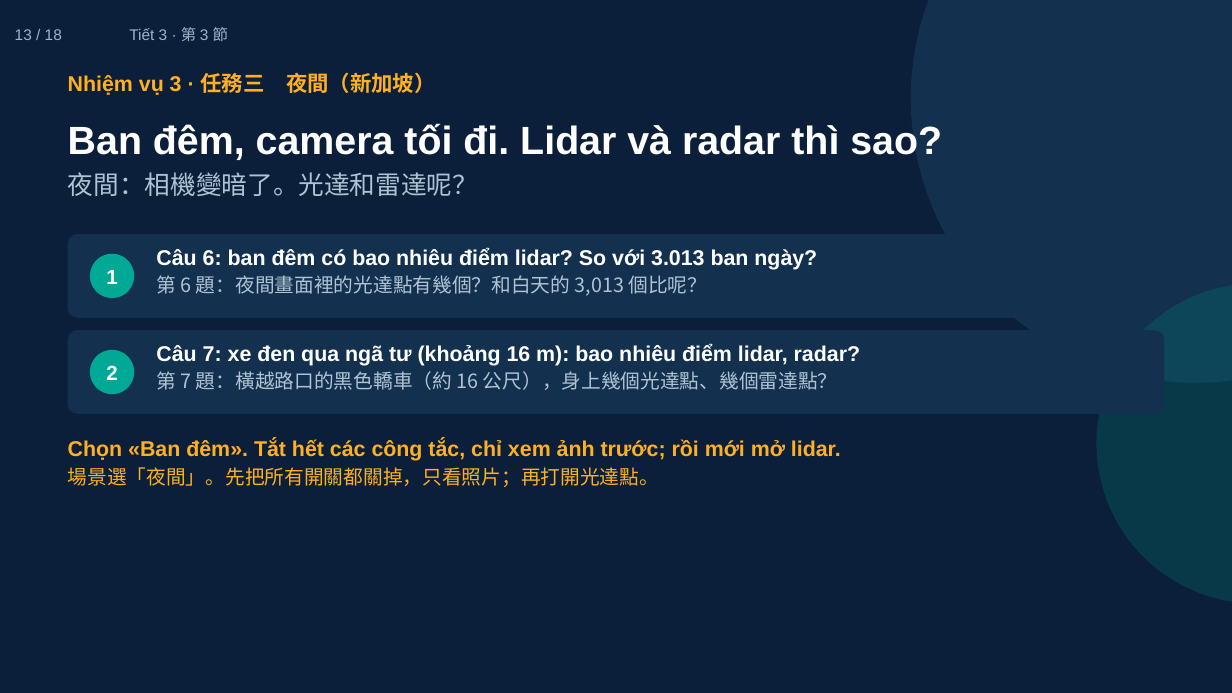
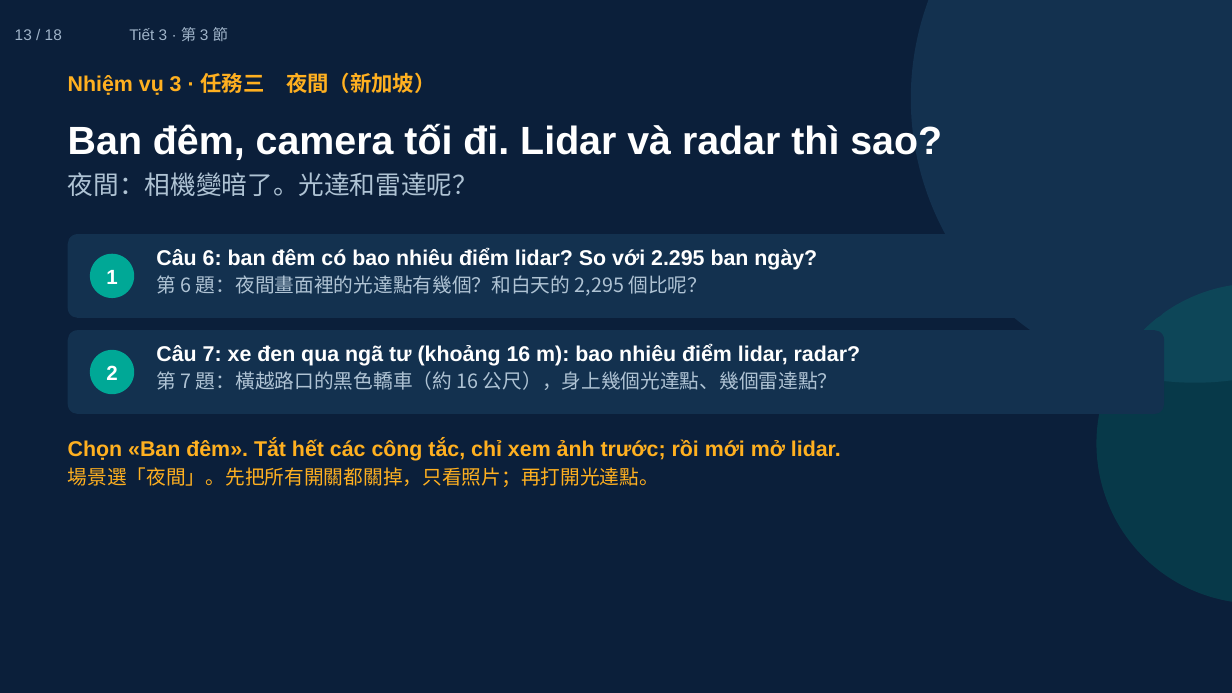
Before and after one commit to ch-neural/MITUST-Principles-of-Self-Driving-Cars, a slide deck: slide 13 of 第七週(10-22)/第七週_第3節_簡報.pptx. Drawn at 1232x693 pixels with LibreOffice and Linux fonts; fonts in the diff are those of the drawing. Boxes give left, top, right and bottom in pixels: in the first picture for what was removed or moved away, otherwise in the second. Text is boxed around its words. In the diff, an @@ line names an element or a change of style, - is before the commit and + after.

```diff
--- a/第七週(10-22)/第七週_第3節_簡報.pptx
+++ b/第七週(10-22)/第七週_第3節_簡報.pptx
@@ text at box(156, 248, 817, 296): text changed @@
-Câu 6: ban đêm có bao nhiêu điểm lidar? So với 3.013 ban ngày?
-第 6 題：夜間畫面裡的光達點有幾個？和白天的 3,013 個比呢？
+Câu 6: ban đêm có bao nhiêu điểm lidar? So với 2.295 ban ngày?
+第 6 題：夜間畫面裡的光達點有幾個？和白天的 2,295 個比呢？
```
Also in this commit, not shown: 3 other slides changed, 7 other files.
